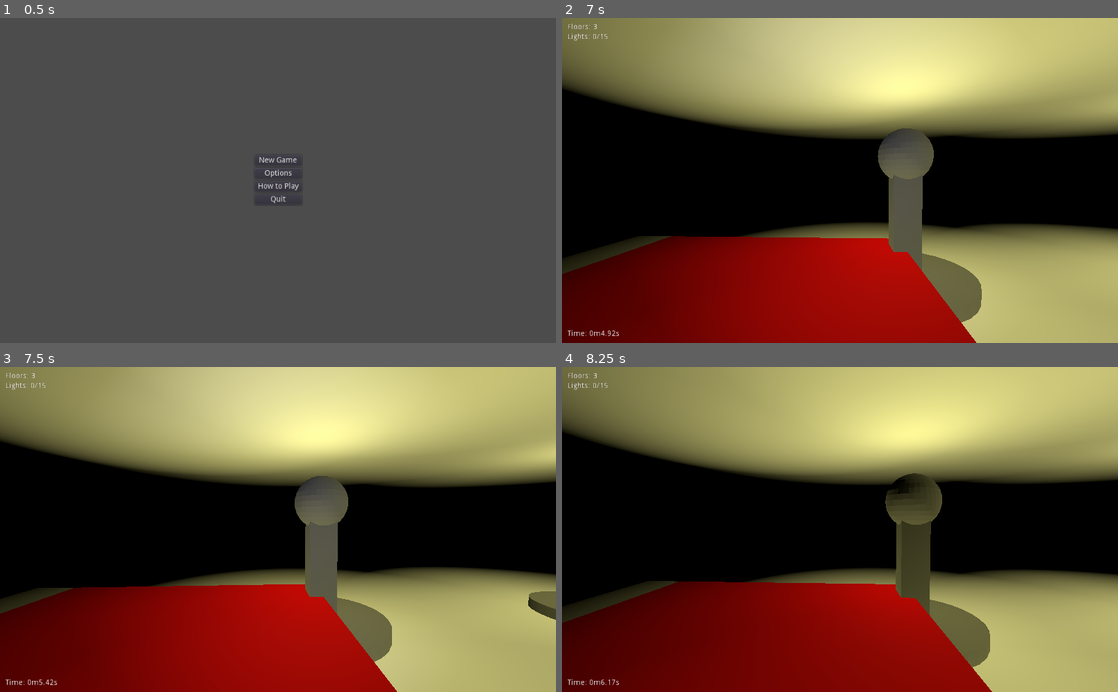
Above: before the commit, frames 1-4 (two rows, left to right).
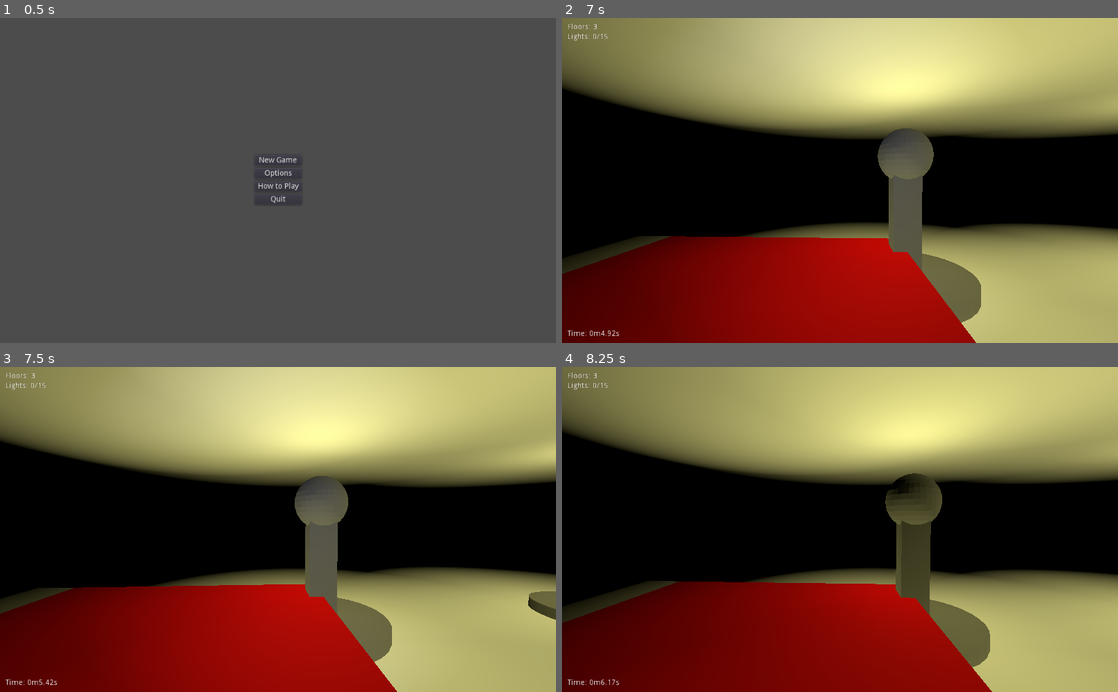
Above: after the commit, the same moments.

Repository: Arc676/Photonic-Salvation
Game: Godot game, scene res://Scenes/Main Menu.tscn
Two runs of this game, one before a commit and one after it. Both use one fixed random seed, a clock stepped at 60 frames per second and the inputs below.
Inputs (mouse positions are in pixels of both pictures, inside the frame that each line leads up to):
- Up to frame 1 (0.5 s): no input
- Up to frame 2 (7 s): click "New Game" at 0.5 s; tap Enter at 1.25 s; move the mouse to (867, 180) at 1.27 s; hold Up (ui_up) 1.28-6.53 s; click (867, 180) at 1.35 s; tap Space (flashlight) at 2, 2.1, 4.35, 6.6 s; move the mouse to (812, 180) at 2.02 s; click (812, 180) at 2.3 s; move the mouse to (851, 174) at 2.77 s; click (851, 174) at 2.85 s; move the mouse to (834, 187) at 3.52 s; click (834, 187) at 3.6 s; move the mouse to (878, 183) at 4.27 s; click (878, 183) at 4.55 s; move the mouse to (795, 177) at 5.02 s; click (795, 177) at 5.1 s; move the mouse to (845, 180) at 5.77 s; click (845, 180) at 5.85 s; move the mouse to (817, 174) at 6.52 s; hold Right (ui_right) from 6.53 s (still down); click (817, 174) at 6.8 s
- Up to frame 3 (7.5 s): tap Enter at 7.25 s; move the mouse to (305, 529) at 7.27 s; release Right (ui_right) at 7.28 s; hold Up (ui_up) from 7.28 s (still down); click (305, 529) at 7.35 s
- Up to frame 4 (8.25 s): keep holding Up (ui_up); tap Space (flashlight) at 8 s; move the mouse to (812, 529) at 8.02 s; click (812, 529) at 8.1 s

Frame 1 is identical in both runs. In frame 2, less than 0.1% of the frame differs, in the area x 0-76%, y 34-100%; in frame 3, less than 0.1%; in frame 4, less than 0.1%.

Commit message:
Can stop time
Clicking on bed after all lights are off stops the clock

Diff:
--- a/Scenes/Game.tscn
+++ b/Scenes/Game.tscn
@@ -60,10 +60,15 @@
 
 [node name="Camera" type="Camera" parent="Player/Head"]
 
-[node name="RayCast" type="RayCast" parent="Player/Head"]
+[node name="Light Raycast" type="RayCast" parent="Player/Head"]
 transform = Transform( 1, 0, 0, 0, -1.09278e-07, -1, 0, 2.5, -4.37114e-08, 0, 0, 0 )
 enabled = true
 collision_mask = 2
+
+[node name="Bed Raycast" type="RayCast" parent="Player/Head"]
+transform = Transform( 1, 0, 0, 0, -1.09278e-07, -1, 0, 2.5, -4.37114e-08, 0, 0, 0 )
+enabled = true
+collision_mask = 4
 
 [node name="SpotLight" type="SpotLight" parent="Player/Head"]
 
--- /dev/null
+++ b/Scripts/Bed.gd
@@ -0,0 +1,4 @@
+extends CSGMesh
+
+func setUsable(usable):
+	set_collision_layer_bit(2, usable)
--- a/Scripts/World.gd
+++ b/Scripts/World.gd
@@ -17,6 +17,7 @@
 var floorCount = 0
 var lightCount = 0
 
+var bed = null
 var deactivatedLights = 0
 
 var rng = RandomNumberGenerator.new()
@@ -37,10 +38,10 @@
 		bedFloor * FLOOR_HEIGHT,
 		rng.randi_range(-size.z / 2, size.z / 2)
 	)
-	var bed = bedObj.instance()
+	bed = bedObj.instance()
 	bed.translate(bedpos)
 	add_child(bed)
-	player.translate(bedpos + Vector3(0, 0, 3))
+	player.translate(bedpos + Vector3(0, 1, 3))
 
 	for i in range(floorCount):
 		# Floor
@@ -75,3 +76,4 @@
 func foundLight(delta):
 	deactivatedLights += delta
 	lightsLbl.text = "Lights: %d/%d" % [deactivatedLights, lightCount]
+	bed.setUsable(deactivatedLights == lightCount)
--- a/Scripts/player.gd
+++ b/Scripts/player.gd
@@ -6,7 +6,8 @@
 onready var gravity = ProjectSettings.get_setting("physics/3d/default_gravity")
 
 onready var head = $Head
-onready var raycast = $Head/RayCast
+onready var lightcast = $"Head/Light Raycast"
+onready var bedcast = $"Head/Bed Raycast"
 onready var flashlight = $Head/SpotLight
 
 onready var timeLbl = $Control/Time
@@ -38,8 +39,11 @@
 	if Input.is_action_just_released("flashlight"):
 		flashlight.visible = !flashlight.visible
 
-	if raycast.is_colliding() and Input.is_action_just_released("toggle"):
-		raycast.get_collider().toggle()
+	if Input.is_action_just_released("toggle"):
+		if lightcast.is_colliding():
+			lightcast.get_collider().toggle()
+		elif bedcast.is_colliding():
+			gameStarted = false
 
 func _physics_process(delta):
 	var movement = transform.basis.xform(Vector3(
--- a/World Elements/Bed.tscn
+++ b/World Elements/Bed.tscn
@@ -1,8 +1,11 @@
-[gd_scene load_steps=2 format=2]
+[gd_scene load_steps=3 format=2]
 
 [ext_resource path="res://OBJ/Bed.obj" type="ArrayMesh" id=1]
+[ext_resource path="res://Scripts/Bed.gd" type="Script" id=2]
 
 [node name="CSGMesh" type="CSGMesh"]
 transform = Transform( 1, 0, 0, 0, 1, 0, 0, 0, 1, 0, 0.3, 0 )
 use_collision = true
+collision_mask = 5
 mesh = ExtResource( 1 )
+script = ExtResource( 2 )
